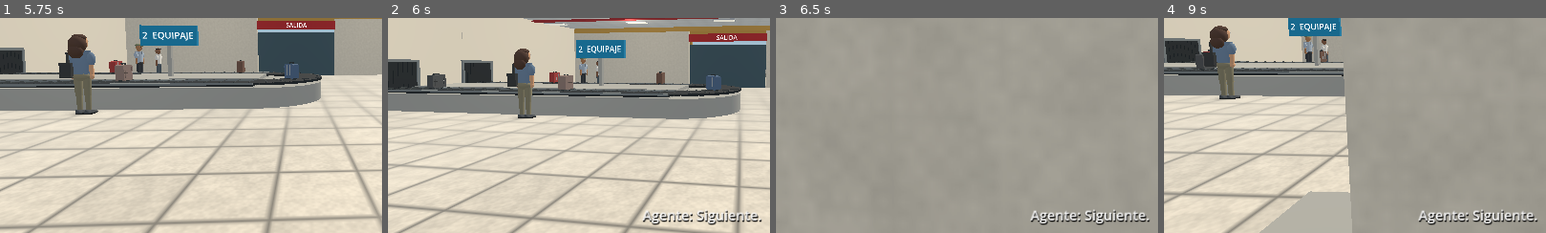
Above: before the commit, frames 1-4 (left to right).
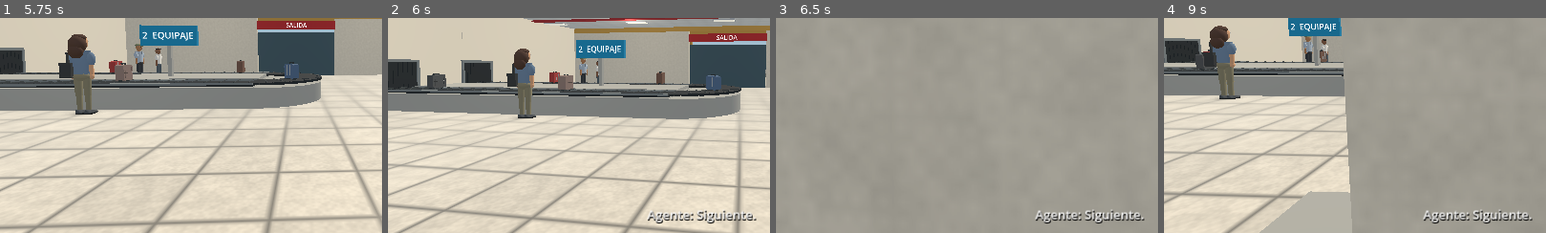
Above: after the commit, the same moments.

Repository: valdy247/mycity
Game: Godot game, scene res://airport.tscn
Same seed, same stepped clock (60 frames per second), same inputs: the game is played once before the commit and once after it.
Inputs (mouse positions are % of the whole screen's width and height, from its top left):
- Up to frame 1 (5.75 s): tap Enter at 0.5 s; move the mouse to (55, 50) at 0.52 s; hold W from 0.53 s (still down); tap E at 0.6 s; click (55, 50) at 0.67 s; tap Space at 0.77, 1.52, 3.02, 3.77, 4.52 s; move the mouse to (45, 50) at 1.27 s; tap Shift at 1.35 s; move the mouse to (52, 48) at 2.02 s; tap B at 2.1 s; move the mouse to (49, 52) at 2.77 s; tap Q at 2.85 s; click (49, 52) at 2.92 s; move the mouse to (57, 51) at 3.52 s; tap X at 3.6 s; move the mouse to (42, 49) at 4.27 s; tap 1 at 4.35 s; move the mouse to (51, 50) at 5.02 s; tap 2 at 5.1 s; click (51, 50) at 5.17 s
- Up to frame 2 (6 s): move the mouse to (46, 48) at 5.77 s; release W at 5.78 s; hold D from 5.78 s (still down); tap 3 at 5.85 s
- Up to frame 3 (6.5 s): keep holding D; tap Space at 6.02 s
- Up to frame 4 (9 s): move the mouse to (55, 50) at 6.52 s; release D at 6.53 s; hold W 6.53-8.78 s; tap 4 at 6.6 s; tap Space at 6.77, 7.25, 7.52, 8.75 s; move the mouse to (45, 50) at 7.27 s; tap 5 at 7.35 s; click (45, 50) at 7.42 s; tap Enter at 8 s; move the mouse to (52, 48) at 8.02 s; tap 6 at 8.1 s; move the mouse to (49, 52) at 8.77 s; hold A from 8.78 s (still down); tap M at 8.85 s
The pictures show only the part of the screen within x 9-59%, y 37-87%; the shares and areas given below are measured in that part.

Frame 1 is identical in both runs. In frame 2, 1.1% of the frame differs, in the area x 66-98%, y 89-97%; in frame 3, 1.2%; in frame 4, 1.2%, in the area x 66-98%, y 88-97%.

Commit message:
Airport audio: procedural ambience, proximity loops, footsteps and Spanish PA announcements

Diff:
--- a/game/airport.gd
+++ b/game/airport.gd
@@ -72,6 +72,15 @@
 var ambient_trolley: Node3D
 var ambient_clock := 0.0
 var dialogue: Label
+var airport_audio: Dictionary = {}
+var airport_samples: Dictionary = {}
+var announcement_time := 11.0
+var announcement_index := 0
+var announcement_caption_time := 0.0
+var footstep_time := 0.0
+var footstep_variant := 0
+const AIRPORT_SAMPLE_RATE := 16000
+const AIRPORT_ANNOUNCEMENTS := ["Atención, pasajeros. Comprueben sus etiquetas antes de retirar el equipaje.","Bienvenidos al Aeropuerto Internacional José Martí. Mantengan despejadas las zonas de circulación.","Se recuerda a los pasajeros que deben mantener sus pertenencias consigo en todo momento."]
 
 func _ready() -> void:
 	mobile = OS.has_feature("android") or OS.has_feature("ios") or OS.get_cmdline_user_args().has("--touch-controls")
@@ -88,6 +97,7 @@
 	_make_hud()
 	var voices := DisplayServer.tts_get_voices_for_language("es")
 	if not voices.is_empty(): voice_id = voices[0]
+	_make_airport_audio()
 	_sync()
 	if progress.stage==Progress.COMPLETE: _seat_player()
 	else: Input.mouse_mode = Input.MOUSE_MODE_VISIBLE if mobile else Input.MOUSE_MODE_CAPTURED
@@ -1077,6 +1087,139 @@
 		if Progress.bag_location(progress.stage,i,progress.first_bag)=="belt":
 			_move_belt_bag(bags[i],i)
 
+# Generate small PCM samples once per scene; no external assets are needed.
+func _airport_sample(kind: String,duration: float,looped: bool=false) -> AudioStreamWAV:
+	var count := roundi(duration*AIRPORT_SAMPLE_RATE)
+	var data := PackedByteArray()
+	data.resize(count*2)
+	var rng := RandomNumberGenerator.new()
+	rng.seed = 1979+kind.hash()
+	var low := 0.0
+	var mid := 0.0
+	for i in range(count):
+		var t := float(i)/float(AIRPORT_SAMPLE_RATE)
+		var white := rng.randf_range(-1.0,1.0)
+		low = lerpf(low,white,.035)
+		mid = lerpf(mid,white,.23)
+		var value := 0.0
+		match kind:
+			"hall":
+				var swell := .6+.19*sin(TAU*1.5*t)+.15*sin(TAU*2.25*t+.7)
+				value = low*.50+mid*.23*swell+sin(TAU*60.0*t)*.026
+			"outside":
+				value = low*.76+mid*.10+sin(TAU*43.0*t)*.035
+			"belt":
+				value = low*.24+mid*.12+sin(TAU*74.0*t)*.085+sin(TAU*148.0*t)*.025
+				value += white*.037*pow(maxf(0.0,sin(TAU*8.0*t)),6.0)
+			"engine":
+				var pulse := .72+.28*sin(TAU*5.0*t)
+				value = (sin(TAU*32.0*t)*.22+sin(TAU*64.0*t)*.09+low*.30)*pulse
+			"wheels":
+				value = (mid*.25+white*.06+low*.30)*(.65+.35*sin(TAU*9.0*t))
+			"step_a","step_b":
+				var hz := 95.0 if kind=="step_a" else 120.0
+				value = (low*.65+mid*.42+sin(TAU*hz*t)*.25)*exp(-t*22.0)
+			"bag":
+				value = (low*.75+mid*.22+sin(TAU*83.0*t)*.20)*exp(-t*13.0)
+			"latch":
+				value = (mid*.70+sin(TAU*190.0*t)*.22)*exp(-t*24.0)
+			"chime":
+				var hz := 660.0 if t<.20 else 880.0
+				var local_t := fposmod(t,.20)
+				value = sin(TAU*hz*local_t)*.28*sin(PI*clampf(local_t/.20,0.0,1.0))
+		var ramp := .035 if looped else .008
+		var envelope := minf(1.0,minf(t/ramp,(duration-t)/ramp))
+		data.encode_s16(i*2,roundi(clampf(value*envelope,-1.0,1.0)*32767.0))
+	var sample := AudioStreamWAV.new()
+	sample.format = AudioStreamWAV.FORMAT_16_BITS
+	sample.mix_rate = AIRPORT_SAMPLE_RATE
+	sample.stereo = false
+	sample.data = data
+	if looped:
+		sample.loop_mode = AudioStreamWAV.LOOP_FORWARD
+		sample.loop_begin = 0
+		sample.loop_end = count
+	return sample
+
+func _airport_loop(key: String,duration: float,at: Vector3,spatial: bool=false) -> void:
+	var stream := _airport_sample(key,duration,true)
+	if spatial:
+		var sound := AudioStreamPlayer3D.new()
+		add_child(sound)
+		sound.position = at
+		sound.stream = stream
+		sound.unit_size = 3.0
+		sound.max_distance = 22.0
+		sound.volume_db = -65.0
+		airport_audio[key] = sound
+		sound.play()
+	else:
+		var sound := AudioStreamPlayer.new()
+		add_child(sound)
+		sound.stream = stream
+		sound.volume_db = -65.0
+		airport_audio[key] = sound
+		sound.play()
+
+func _make_airport_audio() -> void:
+	_airport_loop("hall",4.0,Vector3.ZERO)
+	_airport_loop("outside",4.0,Vector3.ZERO)
+	_airport_loop("belt",2.0,Vector3(4,.75,-11),true)
+	_airport_loop("engine",2.0,taxi.global_position,true)
+	_airport_loop("wheels",2.0,Vector3.ZERO)
+	for key in ["step_a","step_b","bag","latch","chime"]:
+		airport_samples[key] = _airport_sample(key,.4 if key=="chime" else .30)
+	for key in ["steps","effects"]:
+		var sound := AudioStreamPlayer.new()
+		add_child(sound)
+		airport_audio[key] = sound
+
+func _airport_effect(key: String,db: float=-12.0,channel: String="effects") -> void:
+	if not airport_audio.has(channel) or not airport_samples.has(key): return
+	var sound: AudioStreamPlayer = airport_audio[channel]
+	sound.stream = airport_samples[key]
+	sound.volume_db = db
+	sound.play()
+
+func _airport_volume(key: String,target: float,delta: float) -> void:
+	var sound: Node = airport_audio[key]
+	sound.set("volume_db",lerpf(float(sound.get("volume_db")),target,minf(1.0,delta*3.0)))
+
+func _tick_airport_audio(delta: float,moving: bool=false) -> void:
+	if airport_audio.is_empty(): return
+	var seated := progress.stage==Progress.COMPLETE
+	var inside := not seated and player.global_position.z<-2.0
+	_airport_volume("hall",-23.0 if inside else -65.0,delta)
+	_airport_volume("outside",-24.0 if not inside and not seated else -43.0 if seated else -65.0,delta)
+	_airport_volume("belt",-13.0 if inside and progress.stage>=4 else -65.0,delta)
+	_airport_volume("engine",-18.0 if not inside else -65.0,delta)
+	_airport_volume("wheels",-21.0 if moving and progress.cart_attached else -65.0,delta)
+	if moving and not seated:
+		footstep_time -= delta
+		if footstep_time<=0.0:
+			footstep_variant = 1-footstep_variant
+			_airport_effect("step_a" if footstep_variant==0 else "step_b",-14.0 if inside else -18.0,"steps")
+			var pace := Vector2(player.velocity.x,player.velocity.z).length()
+			footstep_time = clampf(1.55/maxf(pace,1.0),.25,.57)
+	else:
+		footstep_time = 0.0
+	if announcement_caption_time>0.0:
+		announcement_caption_time -= delta
+		if announcement_caption_time<=0.0 or not inside:
+			announcement_caption_time = 0.0
+			if dialogue.text.begins_with("Altavoz:"): dialogue.text = ""
+	if not inside or progress.stage<4 or progress.stage>=10: return
+	announcement_time -= delta
+	if announcement_time>0.0: return
+	announcement_time = 43.0
+	var words: String = AIRPORT_ANNOUNCEMENTS[announcement_index]
+	announcement_index = (announcement_index+1)%AIRPORT_ANNOUNCEMENTS.size()
+	_airport_effect("chime",-18.0)
+	dialogue.text = "Altavoz: "+words
+	announcement_caption_time = 7.0
+	if not voice_id.is_empty():
+		DisplayServer.tts_speak(words,voice_id,35,1.0,.95,0,false)
+
 func _say(words: String) -> void:
 	_notice("Agente: "+words)
 	if dialogue!=null:
@@ -1256,6 +1399,7 @@
 		_notice("No se pudo guardar. Intenta de nuevo.")
 		return
 	_refresh_objective()
+	_airport_effect("latch",-19.0)
 	if value: _notice("Carrito recogido.")
 	elif progress.stage==10: _notice("Carrito estacionado. El chofer abrirá el maletero.")
 	else: _notice("Carrito estacionado. Recoge las maletas.")
@@ -1281,6 +1425,9 @@
 		return false
 	stage_time = 0.0
 	_sync()
+	if action in ["passport","return_passport","cart_first","cart_second","load_first","load_second","pickup_first","pickup_second","take_first","take_second"]:
+		_airport_effect("bag",-16.0)
+	elif action in ["driver_open","driver_close","board"]: _airport_effect("latch",-12.0)
 	if progress.stage==Progress.COMPLETE: _seat_player()
 	return true
 
@@ -1424,7 +1571,8 @@
 	dialogue.offset_top = -140
 	dialogue.offset_bottom = -98
 	dialogue.horizontal_alignment = HORIZONTAL_ALIGNMENT_CENTER
-	dialogue.add_theme_font_size_override("font_size",23)
+	dialogue.autowrap_mode = TextServer.AUTOWRAP_WORD_SMART
+	dialogue.add_theme_font_size_override("font_size",21)
 	dialogue.add_theme_color_override("font_shadow_color",Color.BLACK)
 	dialogue.add_theme_constant_override("shadow_offset_y",2)
 	menu = PanelContainer.new()
@@ -1470,6 +1618,8 @@
 func _toggle_menu() -> void:
 	menu_open = not menu_open
 	menu.visible = menu_open
+	for sound in airport_audio.values(): sound.stream_paused = menu_open
+	if menu_open and not voice_id.is_empty(): DisplayServer.tts_stop()
 	touch_keys.clear()
 	Input.mouse_mode = Input.MOUSE_MODE_VISIBLE if menu_open or mobile else Input.MOUSE_MODE_CAPTURED
 
@@ -1481,6 +1631,9 @@
 
 func _legacy() -> void:
 	get_tree().change_scene_to_file("res://main.tscn")
+
+func _exit_tree() -> void:
+	if not voice_id.is_empty(): DisplayServer.tts_stop()
 
 func _unhandled_input(event: InputEvent) -> void:
 	if event is InputEventKey and event.pressed and not event.echo:
@@ -1515,7 +1668,9 @@
 		if note_time<=0: message.text = ""
 	if menu_open: return
 	_tick_ambient_people(delta)
-	if progress.stage==Progress.COMPLETE: return
+	if progress.stage==Progress.COMPLETE:
+		_tick_airport_audio(delta)
+		return
 	_update_belt(delta)
 	stage_time += delta
 	var axis := Vector2(float(_pressed(KEY_D,"right"))-float(_pressed(KEY_A,"left")),float(_pressed(KEY_S,"back"))-float(_pressed(KEY_W,"forward"))).limit_length(1.0)
@@ -1537,6 +1692,8 @@
 		player.global_position.z = before_move.z
 		player.velocity.x = 0.0
 		player.velocity.z = 0.0
+	var actual_distance := Vector2(player.global_position.x-before_move.x,player.global_position.z-before_move.z).length()
+	_tick_airport_audio(delta,actual_distance>.002 and player.is_on_floor())
 	# Keep the seated pose. Raise the document above the counter to inspect it,
 	# then hold it forward until the player collects it. The prop follows the palm.
 	var reach := -1.05
